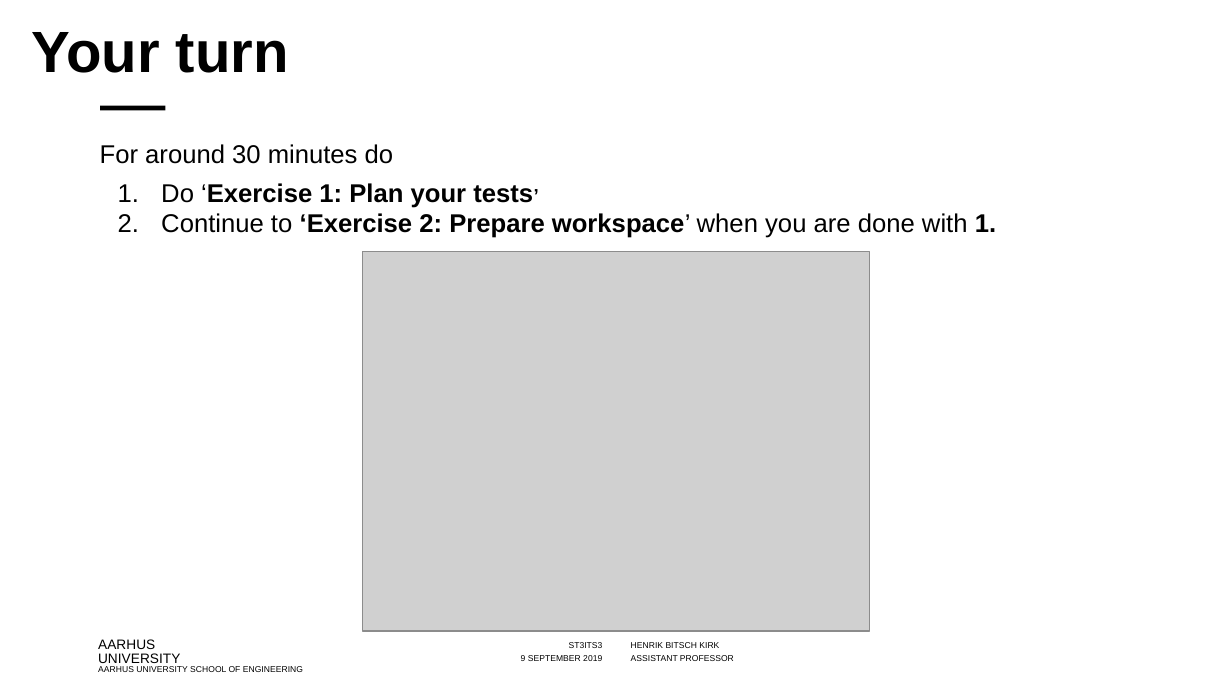
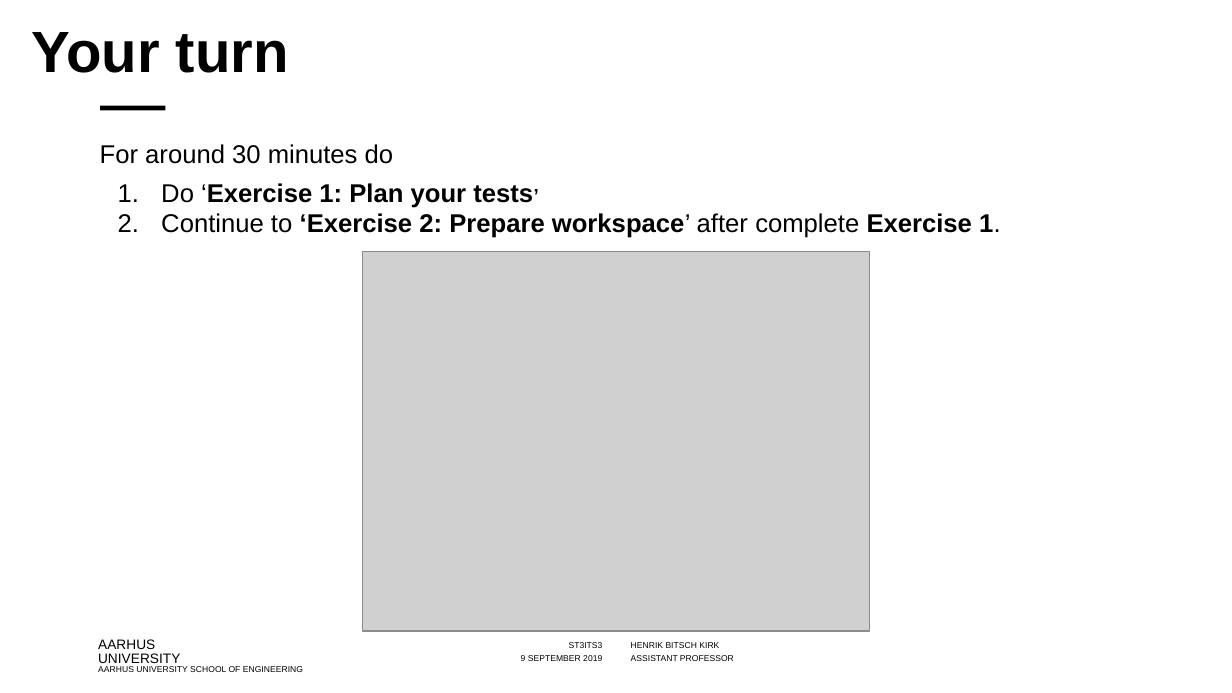
Before and after one commit to codesmurf/st3its3_teaching, a slide deck: slide 16 of 03 Unit Tests/03 Introduction to Unit Tests.pptx (slide 10 before the commit). Drawn at 1232x693 pixels with LibreOffice and Linux fonts; fonts in the diff are those of the drawing; grey boxes stand for pictures; background and template pictures are left out. Boxes give left, top, right and bottom in pixels: in the first picture for what was removed or moved away, otherwise in the second. Text is boxed around its words. In the diff, an @@ line names an element or a change of style, - is before the commit and + after.

```diff
--- a/03 Unit Tests/03 Introduction to Unit Tests.pptx
+++ b/03 Unit Tests/03 Introduction to Unit Tests.pptx
@@ text at (161,213,1001,238): text changed; bold on @@
-2. Continue to ‘Exercise 2: Prepare workspace’ when you are done with 1.
+2. Continue to ‘Exercise 2: Prepare workspace’ after complete Exercise 1.
```
Also in this commit, not shown: 11 other slides changed, 16 slides added, 3 slides removed, 42 other files.
